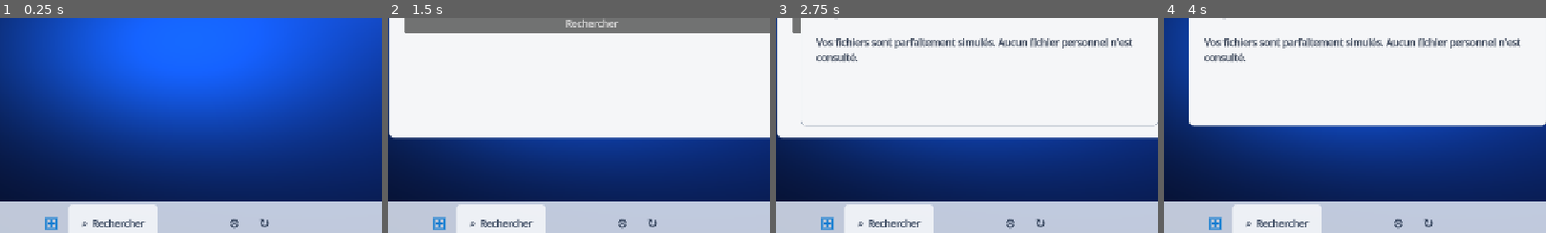
Above: before the commit, frames 1-4 (left to right).
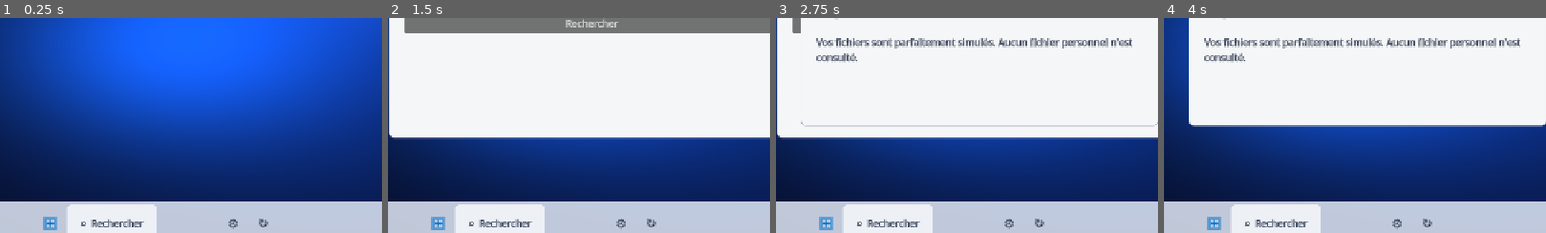
Above: after the commit, the same moments.

Repository: Likounsee/Microslop-Experience
Game: Godot game, scene res://scenes/desktop.tscn
Same seed, same stepped clock (60 frames per second), same inputs: the game is played once before the commit and once after it.
Inputs:
- Up to frame 1 (0.25 s): no input
- Up to frame 2 (1.5 s): click "🗑 Corbeille" at 0.5 s; click "🌐 Microslop Browser" at 1.25 s
- Up to frame 3 (2.75 s): click "📁 Fichiers" at 2 s
- Up to frame 4 (4 s): click "✕" at 2.75 s; click "✕" at 3.5 s
The pictures show only the part of the screen within x 23-73%, y 50-100%; the shares and areas given below are measured in that part.

The runs differ from the first frame. In frame 1, 0.6% of the frame differs, in the area x 11-71%, y 87-100%; in frame 2, 0.6%; in frame 3, 0.6%; in frame 4, 0.6%.

Commit message:
Keep taskbar clock and date current

Diff:
--- a/scripts/desktop.gd
+++ b/scripts/desktop.gd
@@ -9,6 +9,7 @@
 var _start_menu: PanelContainer
 var _notification_layer: VBoxContainer
 var _clock_label: Label
+var _tray_button: Button
 var _start_open := false
 var _mission_label: Label
 var _mission_step := 0
@@ -123,16 +124,16 @@
 	right_spacer.size_flags_horizontal = Control.SIZE_EXPAND_FILL
 	row.add_child(right_spacer)
 
-	var tray := Button.new()
-	tray.text = "⌃  ◖  ◉  Wi-Fi  🔊  🔋\n%s\n21/10/2026" % Time.get_time_string_from_system().substr(0, 5)
-	tray.tooltip_text = "Zone de notification"
-	tray.custom_minimum_size = Vector2(150, 48)
-	tray.add_theme_font_size_override("font_size", 11)
-	tray.add_theme_color_override("font_color", Color("24344d"))
-	tray.add_theme_stylebox_override("normal", _flat_style(Color(0.0, 0.0, 0.0, 0.0), 7))
-	tray.add_theme_stylebox_override("hover", _flat_style(Color(0.4, 0.58, 0.82, 0.18), 7))
-	tray.pressed.connect(func(): _show_notification("Paramètres rapides", "Wi-Fi connecté à MicroslopNet. Batterie : 100 %. Une mise à jour est recommandée."))
-	row.add_child(tray)
+	_tray_button = Button.new()
+	_tray_button.text = "⌃  ◖  ◉  Wi-Fi  🔊  🔋\n%s\n%s" % [Time.get_time_string_from_system().substr(0, 5), Time.get_date_string_from_system()]
+	_tray_button.tooltip_text = "Zone de notification"
+	_tray_button.custom_minimum_size = Vector2(154, 48)
+	_tray_button.add_theme_font_size_override("font_size", 11)
+	_tray_button.add_theme_color_override("font_color", Color("24344d"))
+	_tray_button.add_theme_stylebox_override("normal", _flat_style(Color(0.0, 0.0, 0.0, 0.0), 7))
+	_tray_button.add_theme_stylebox_override("hover", _flat_style(Color(0.4, 0.58, 0.82, 0.18), 7))
+	_tray_button.pressed.connect(func(): _show_notification("Paramètres rapides", "Wi-Fi connecté à MicroslopNet. Batterie : 100 %. Une mise à jour est recommandée."))
+	row.add_child(_tray_button)
 
 func _add_taskbar_app(parent: HBoxContainer, glyph: String, tooltip: String, callback: Callable) -> void:
 	var button := Button.new()
@@ -536,8 +537,8 @@
 			_advance_mission("Progression de la campagne avancée manuellement pour le prototype.")
 
 func _process(delta: float) -> void:
-	if is_instance_valid(_clock_label):
-		_clock_label.text = Time.get_time_string_from_system().substr(0, 5)
+	if is_instance_valid(_tray_button):
+		_tray_button.text = "⌃  ◖  ◉  Wi-Fi  🔊  🔋\n%s\n%s" % [Time.get_time_string_from_system().substr(0, 5), Time.get_date_string_from_system()]
 	_event_elapsed += delta
 	if _event_elapsed >= 75.0:
 		_event_elapsed = 0.0
